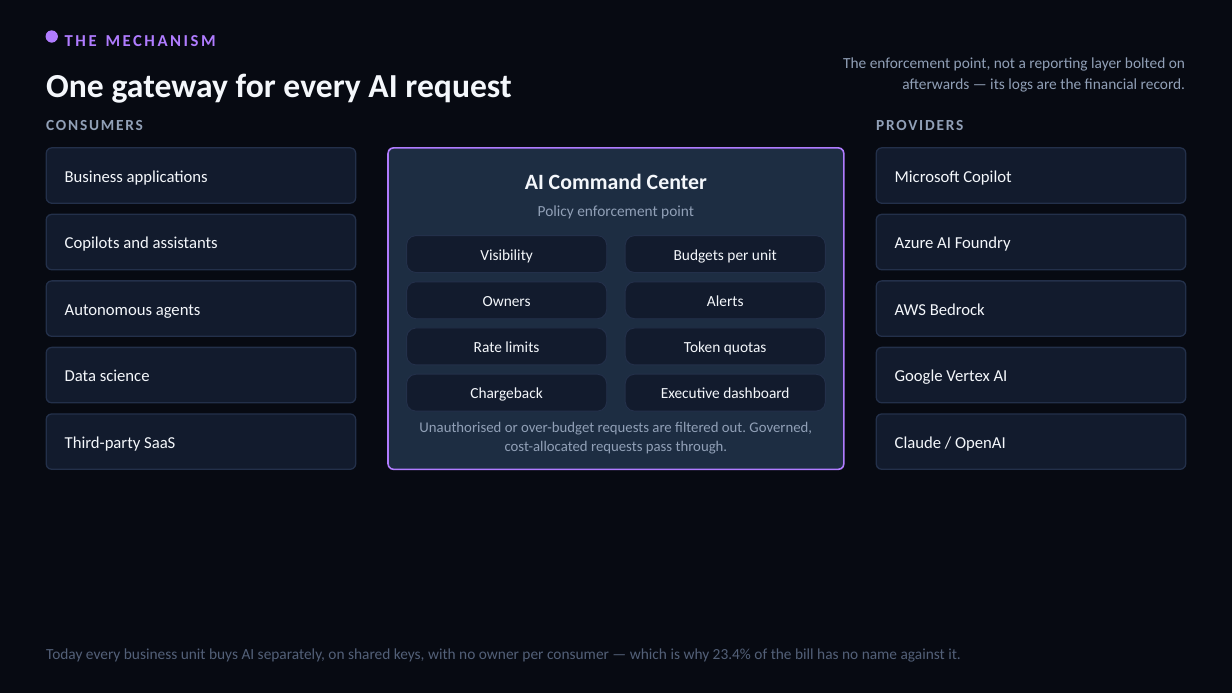
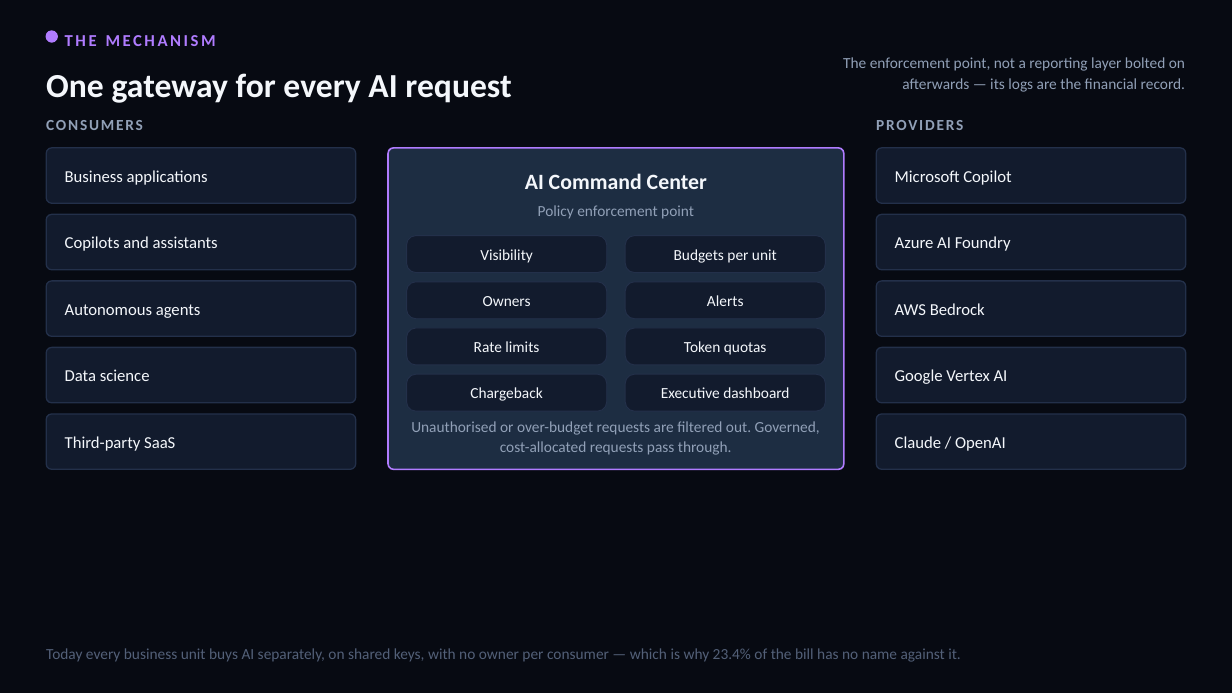
Before and after one commit to arielga5-code/Finops, a slide deck: slide 20 of deck/Harel_Cloud_Cost_CIO_v34.pptx. Drawn at 1232x693 pixels with LibreOffice and Linux fonts; fonts in the diff are those of the drawing. Boxes give left, top, right and bottom in pixels: in the first picture for what was removed or moved away, otherwise in the second. Text is boxed around its words. In the diff, an @@ line names an element or a change of style, - is before the commit and + after.

```diff
--- a/deck/Harel_Cloud_Cost_CIO_v34.pptx
+++ b/deck/Harel_Cloud_Cost_CIO_v34.pptx
@@ text "Unauthorised or over-budget requests are ..." at [411,421,820,455]: size 11.5 to 12 pt @@
```
Also in this commit, not shown: 2 other slides changed, 12 other files.
